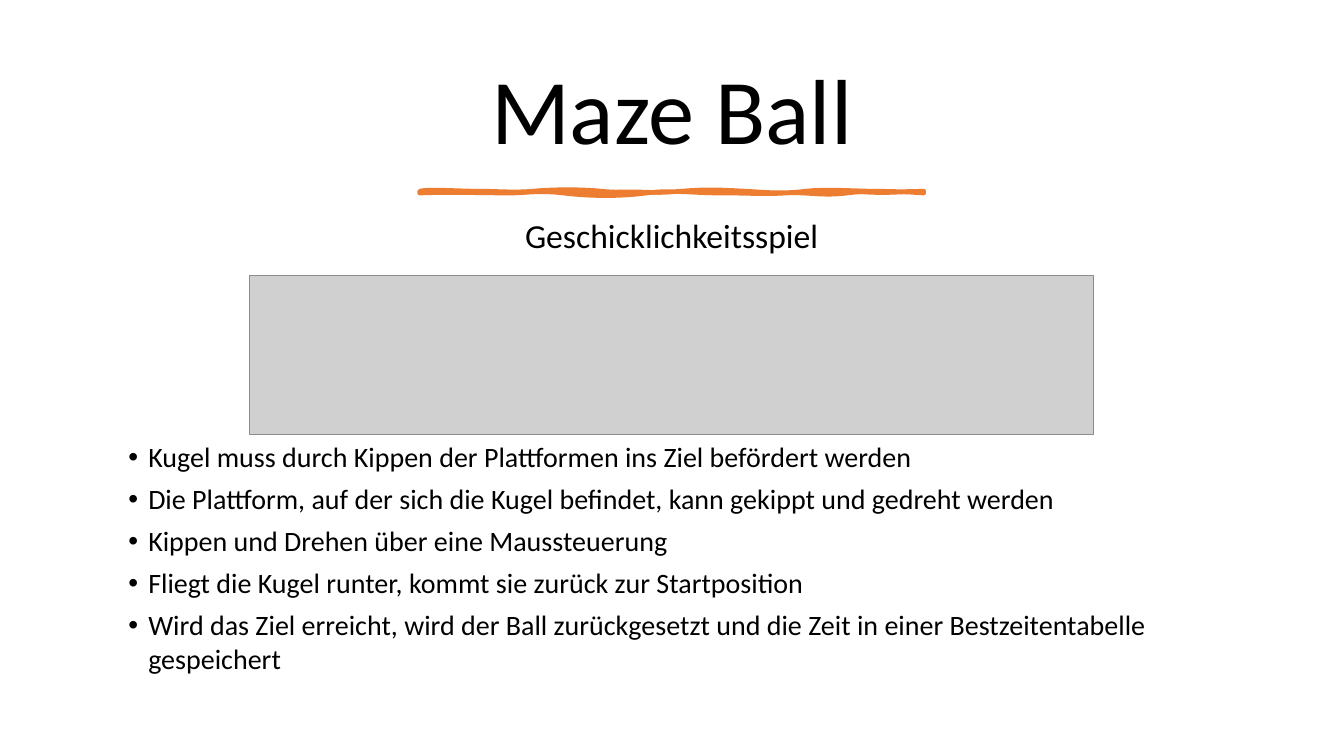
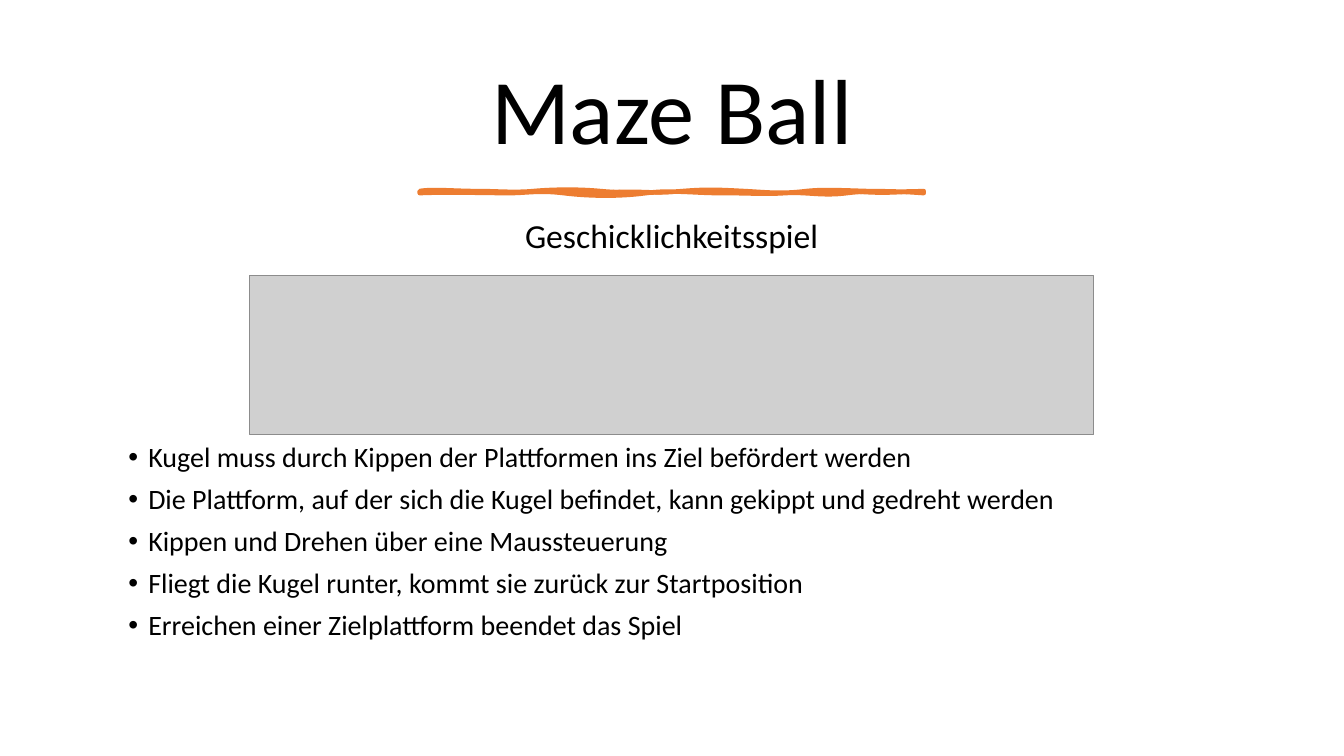
Before and after one commit to Oneof300/MazeBall, a slide deck: slide 2 of concepts/Concept.pptx. Drawn at 1344x756 pixels with LibreOffice and Linux fonts; fonts in the diff are those of the drawing; grey boxes stand for pictures. Boxes give left, top, right and bottom in pixels: in the first picture for what was removed or moved away, otherwise in the second. Text is boxed around its words. In the diff, an @@ line names an element or a change of style, - is before the commit and + after.

```diff
--- a/concepts/Concept.pptx
+++ b/concepts/Concept.pptx
@@ text at [148, 615, 682, 640]: text changed @@
-• Wird das Ziel erreicht, wird der Ball zurückgesetzt und die Zeit in einer Bestzeitentabelle gespeichert
+• Erreichen einer Zielplattform beendet das Spiel
```
Also in this commit, not shown: 2 other slides changed, 10 slides added, 1 other file.
